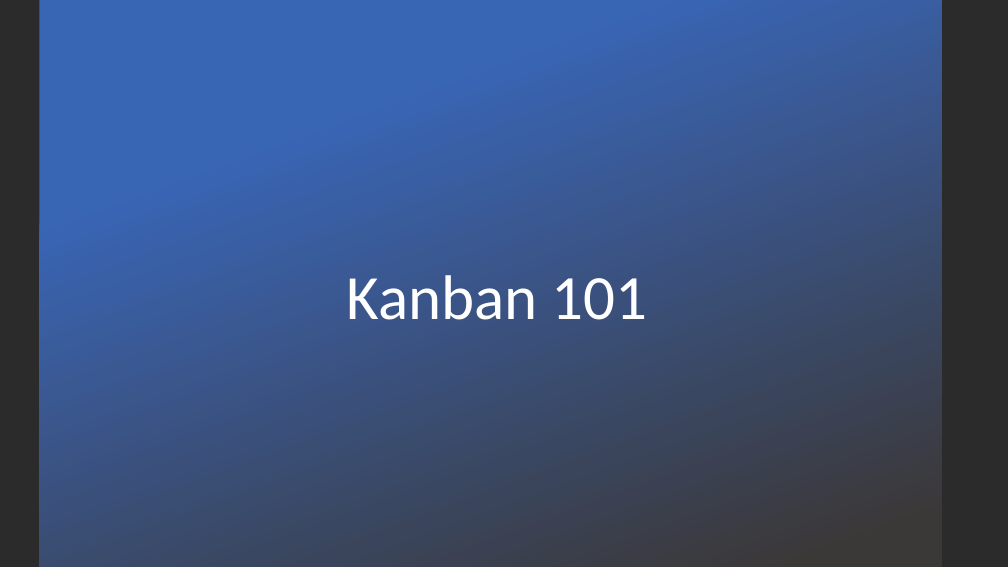
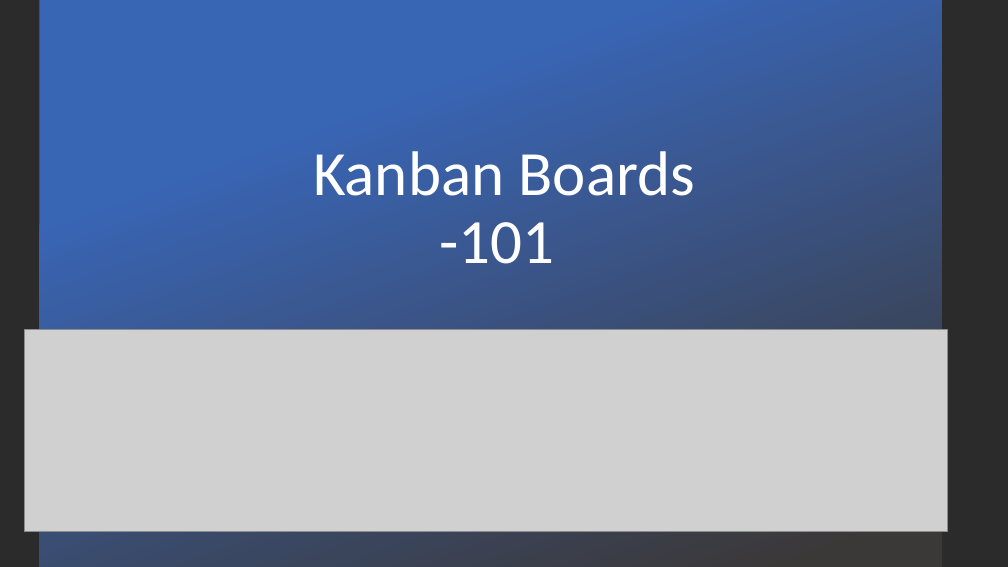
Before and after one commit to mschray/IPro497Sample, a slide deck: slide 1 of Course Content/What is Kanban (101).pptx. Drawn at 1008x567 pixels with LibreOffice and Linux fonts; fonts in the diff are those of the drawing; grey boxes stand for pictures; background and template pictures are left out; a plain dark background stands for a picture behind light text. Boxes give left, top, right and bottom in pixels: in the first picture for what was removed or moved away, otherwise in the second. Text is boxed around its words. In the diff, an @@ line names an element or a change of style, - is before the commit and + after.

Commit message:
Add files via upload
Lecture upgrades for scrum, Kanban, backlog and stories.

```diff
--- a/Course Content/What is Kanban (101).pptx
+++ b/Course Content/What is Kanban (101).pptx
@@ title at <box>313,151,695,264</box>: text changed @@
-Kanban 101
+Kanban Boards -101
@@ picture added at <box>24,329,948,532</box> @@
```
Also in this commit, not shown: 3 other slides changed, 6 slides added, 3 other files.
